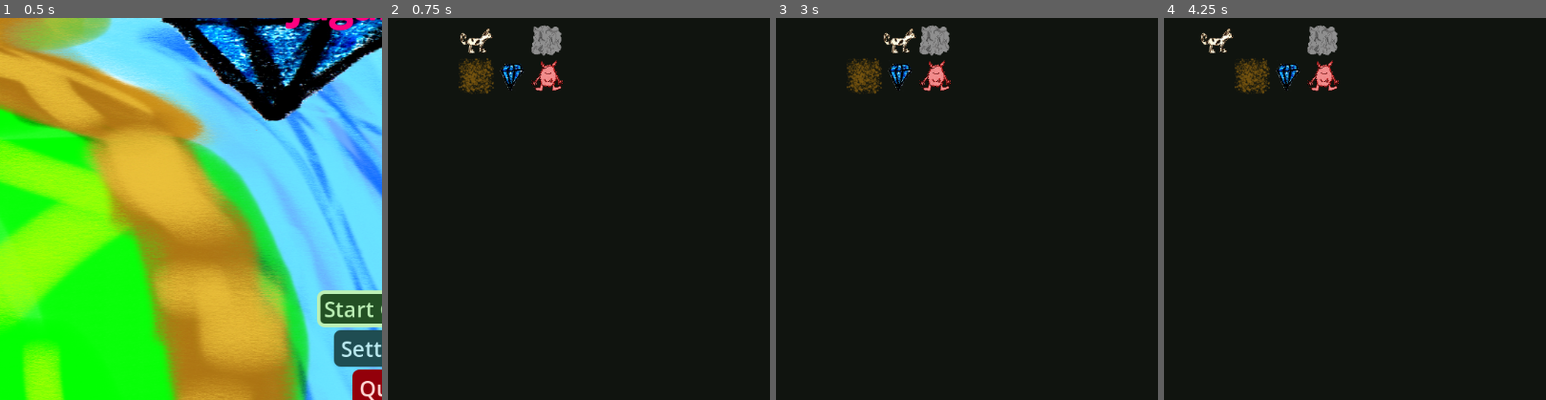
Above: before the commit, frames 1-4 (left to right).
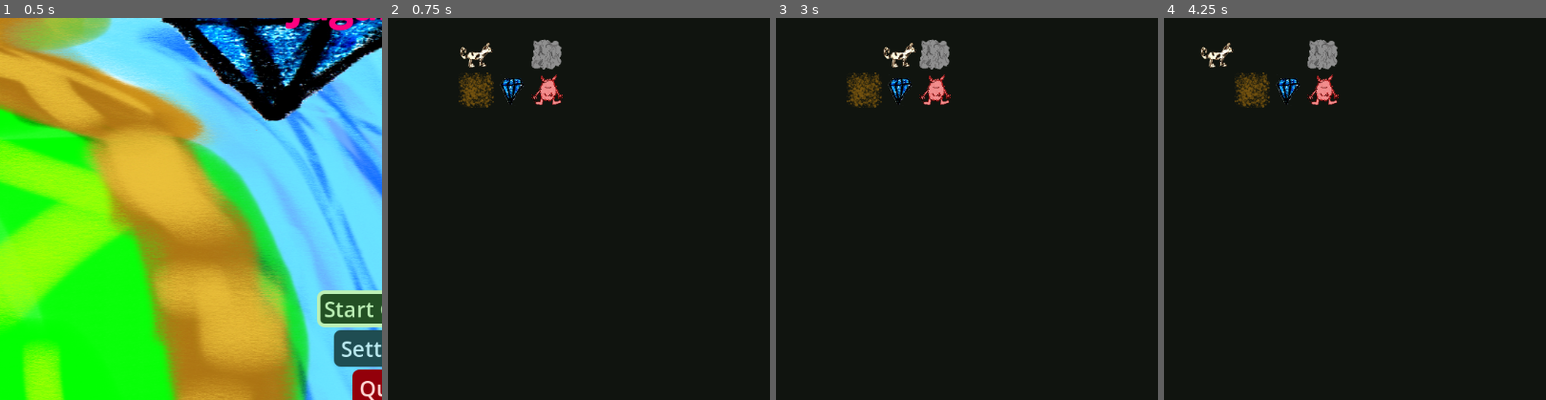
Above: after the commit, the same moments.

Repository: SirVincelot24/juganaut-godot
Game: Godot game, scene res://scenes/MainMenu.tscn
The game is run twice, just before and just after one commit, with the same random seed, the same clock (stepped at 60 frames per second) and the same inputs.
Inputs:
- Up to frame 1 (0.5 s): no input
- Up to frame 2 (0.75 s): click "Start Game" at 0.5 s
- Up to frame 3 (3 s): click "Stop" at 1.25 s; click "Start Game" at 2 s; tap Enter at 2.75 s; hold D (movement.right) from 2.78 s (still down)
- Up to frame 4 (4.25 s): tap Space at 3.5 s; release D (movement.right) at 3.53 s; hold A (movement.left) from 3.53 s (still down)
The pictures show only the part of the screen within x 0-50%, y 7-57%; the shares and areas given below are measured in that part.

Frame 1 is identical in both runs. In frame 2, 2.5% of the frame differs, in the area x 18-46%, y 2-24%; in frame 3, 2.5%; in frame 4, 2.6%, in the area x 9-46%, y 2-24%.

Commit message:
move grid downwards for correct view

Diff:
--- a/scenes/game.tscn
+++ b/scenes/game.tscn
@@ -130,7 +130,7 @@
 text = "reason"
 
 [node name="Grid" type="TileMapLayer" parent="." unique_id=937100693]
-position = Vector2(0, 30)
+position = Vector2(0, 50)
 scale = Vector2(0.1, 0.1)
 tile_set = ExtResource("4_lbhrr")
 script = ExtResource("5_iywne")
